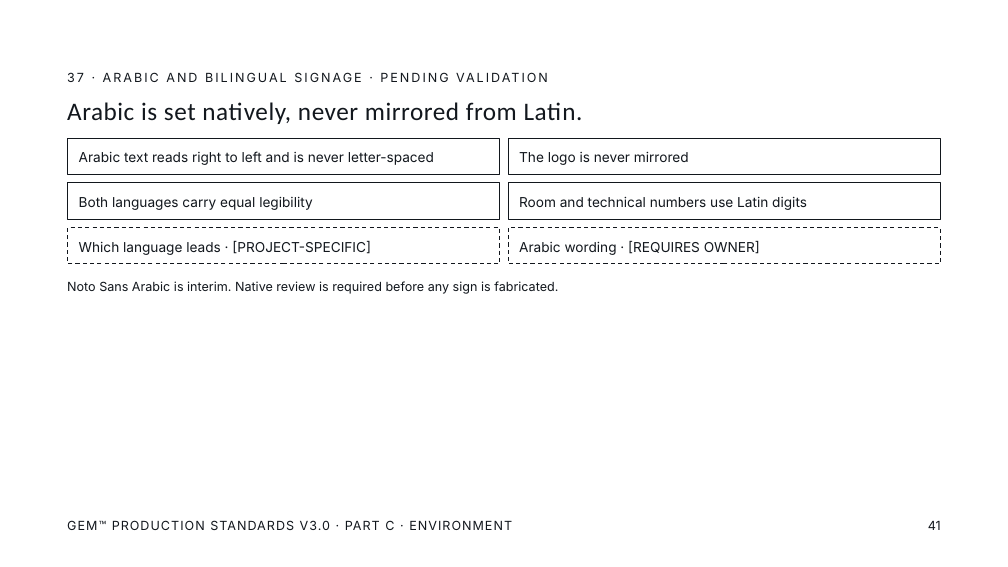
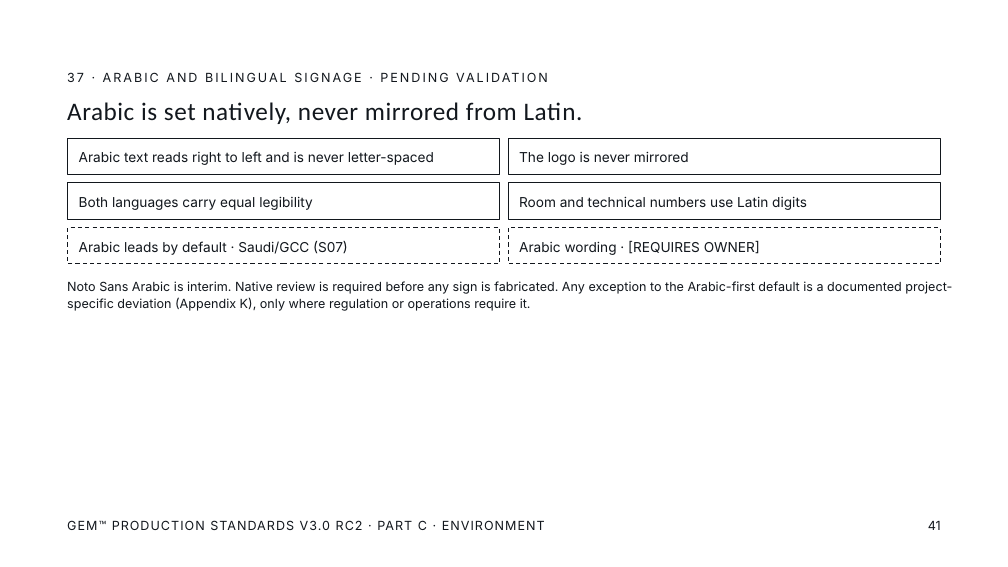
Before and after one commit to mashaelalh/GEM, a slide deck: slide 41 of GEM_V3_RC2/01_working/C-RC2.pptx. Drawn at 1008x567 pixels with LibreOffice and Linux fonts; fonts in the diff are those of the drawing. Boxes give left, top, right and bottom in pixels: in the first picture for what was removed or moved away, otherwise in the second. Text is boxed around its words. In the diff, an @@ line names an element or a change of style, - is before the commit and + after.

```diff
--- a/GEM_V3_RC2/01_working/C-RC2.pptx
+++ b/GEM_V3_RC2/01_working/C-RC2.pptx
@@ text in rectangle at (x1=79, y1=241, x2=348, y2=255): text changed @@
-Which language leads · [PROJECT-SPECIFIC]
+Arabic leads by default · Saudi/GCC (S07)
@@ text at (x1=67, y1=281, x2=952, y2=311): text changed @@
-Noto Sans Arabic is interim. Native review is required before any sign is fabricated.
+Noto Sans Arabic is interim. Native review is required before any sign is fabricated. Any exception to the Arabic-first default is a documented project-specific deviation (Appendix K), only where regulation or operations require it.
@@ text at (x1=67, y1=520, x2=545, y2=530): text changed @@
-GEM™ PRODUCTION STANDARDS V3.0 · PART C · ENVIRONMENT
+GEM™ PRODUCTION STANDARDS V3.0 RC2 · PART C · ENVIRONMENT
```
Also in this commit, not shown: 70 other slides changed, 1 slide added, 1 other file.
